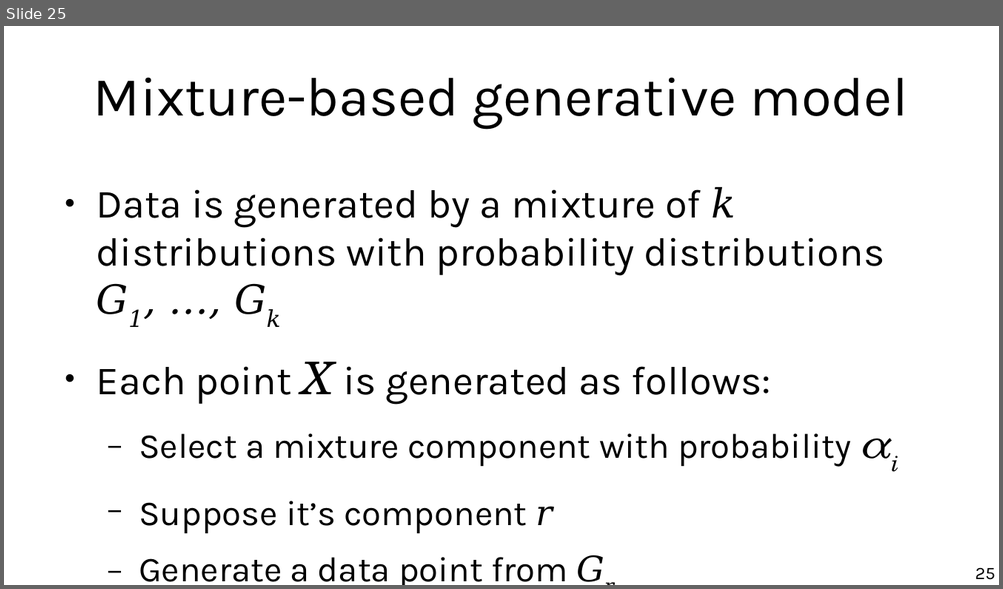
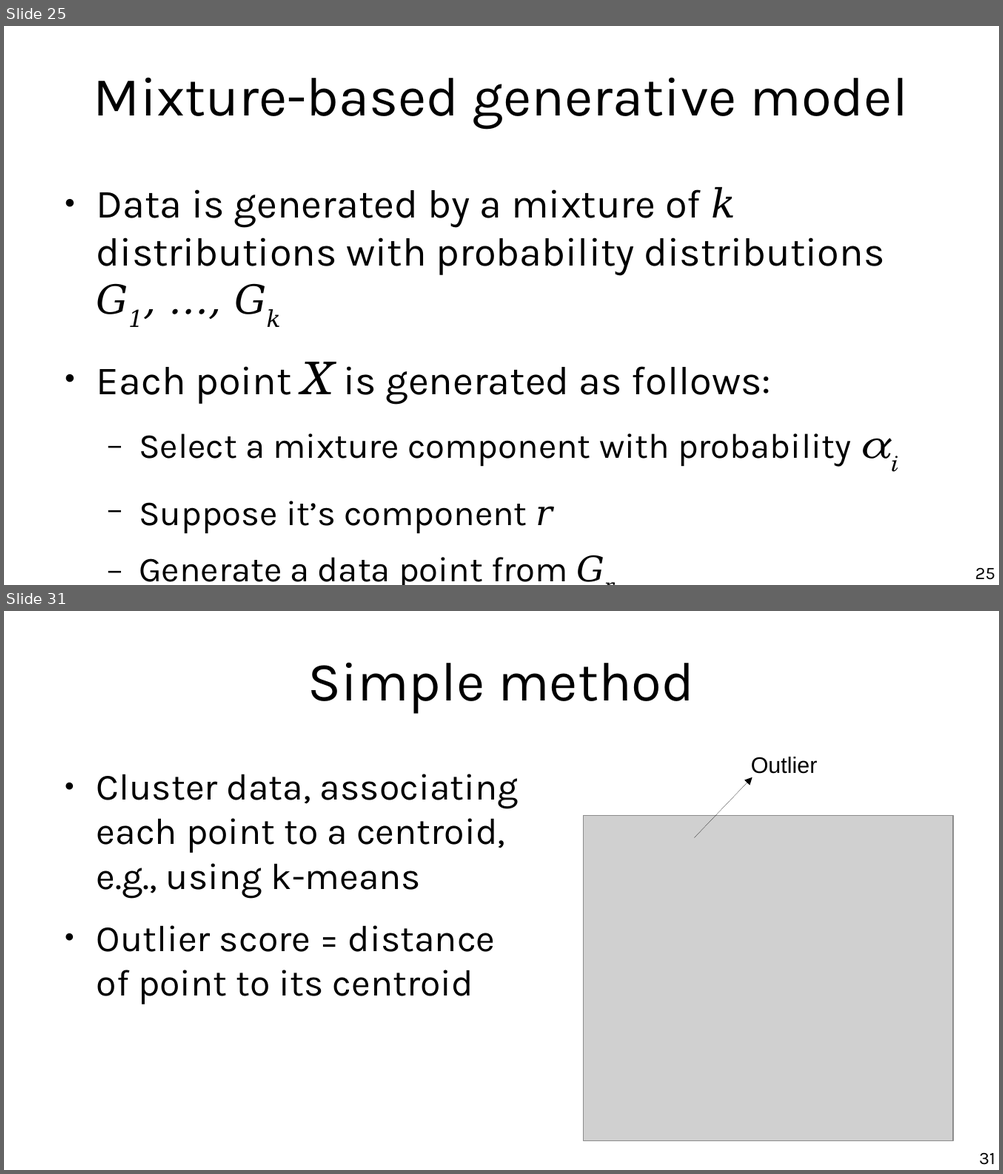
Before and after one commit to marco-calautti/data-mining-course, a slide deck: theory/tt09_outlier_detection.odp. Shown one above the other, each under a label of ours: slide 25 before the commit, slides 25 and 31 after it; the slides between them are not shown. The pictures are 1003x589 and 1003x1174 pixels, drawn with LibreOffice and Linux fonts; fonts in the diff are those of the drawing; grey boxes stand for pictures. Boxes give left, top, right and bottom in pixels: in the first picture for what was removed or moved away, otherwise in the second. Text is boxed around its words. In the diff, an @@ line names an element or a change of style, - is before the commit and + after.

```diff
--- a/theory/tt09_outlier_detection.odp
+++ b/theory/tt09_outlier_detection.odp
@@ slide 31 added at (4, 611, 999, 1170), background #FFFFFF @@
@@ title added at (307, 662, 694, 714), 44 pt, text #000000 @@
+Simple method
@@ text added at (751, 757, 817, 774), 18 pt, text #000000 @@
+Outlier
@@ text added at (96, 774, 518, 1005), 29.6 pt, text #000000 @@
+● Cluster data, associating each point to a centroid, e.g., using k-means
+● Outlier score = distance of point to its centroid
@@ arrow added from (694, 837) to (752, 777), #000000 0 pt @@
@@ picture added at (583, 816, 953, 1142) @@
@@ page number added at (979, 1153, 995, 1165), 14 pt, text #000000 @@
+31
```
Also in this commit, not shown: 5 slides changed, 23 other slides added, 3 slides removed.
